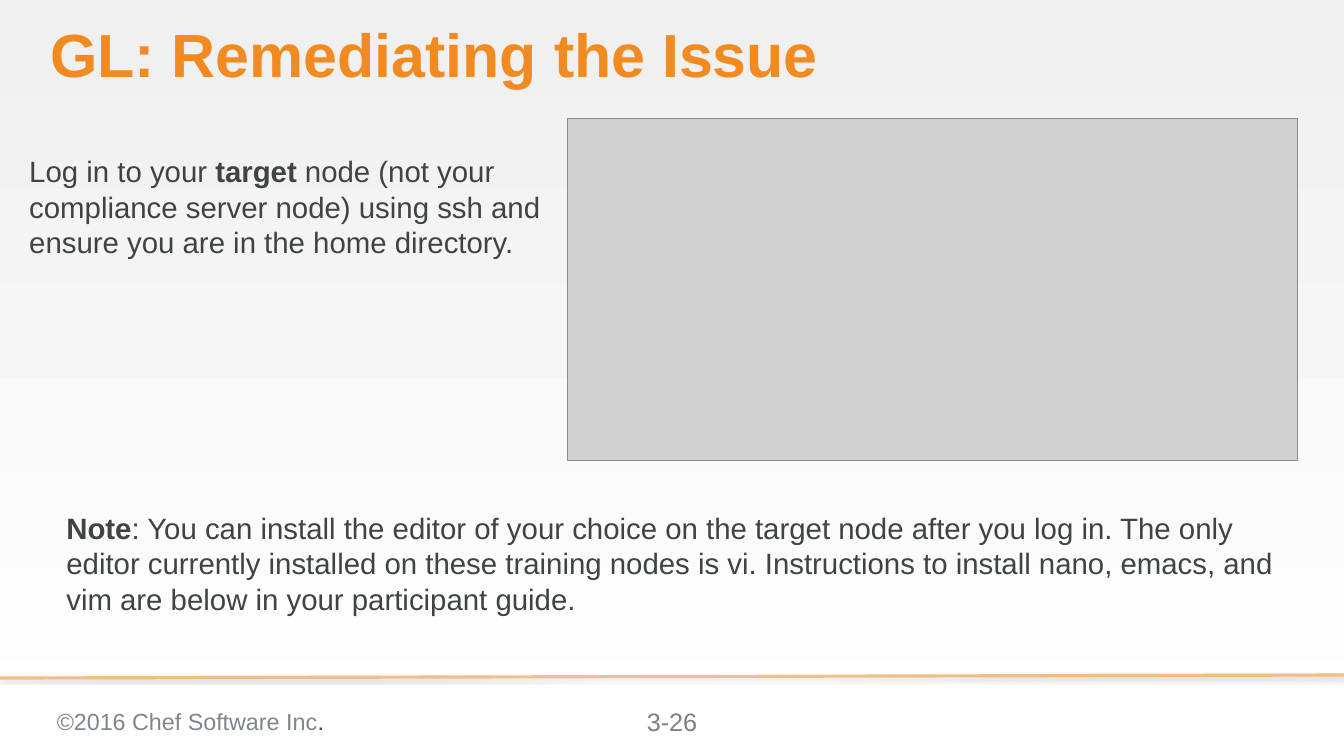
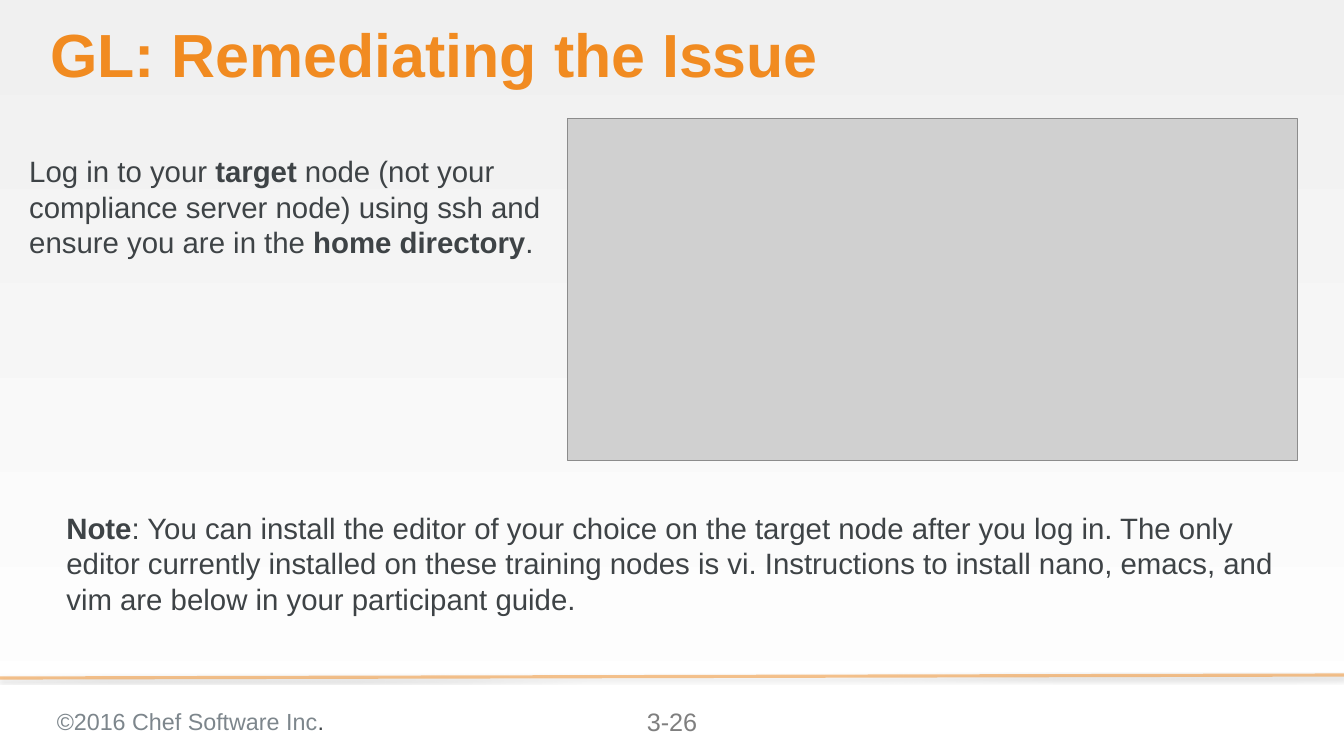
Before and after one commit to bchamby/chef-compliance-installation-configuration-operation, a slide deck: slide 26 of 03-initial-configuration-scans.pptx. Drawn at 1344x756 pixels with LibreOffice and Linux fonts; fonts in the diff are those of the drawing; grey boxes stand for pictures; background and template pictures are left out. Boxes give left, top, right and bottom in pixels: in the first picture for what was removed or moved away, otherwise in the second. Text is boxed around its words. In the diff, an @@ line names an element or a change of style, - is before the commit and + after.

Commit message:
added slide 3-46 Change Owner of replaced Edit your .kitchen.yml slides with File slide formatted slides

```diff
--- a/03-initial-configuration-scans.pptx
+++ b/03-initial-configuration-scans.pptx
@@ text "Log in to your target ..." at [29, 160, 540, 259]: bold on in "home directory." @@
```
Also in this commit, not shown: 4 other slides changed, 1 slide added.
